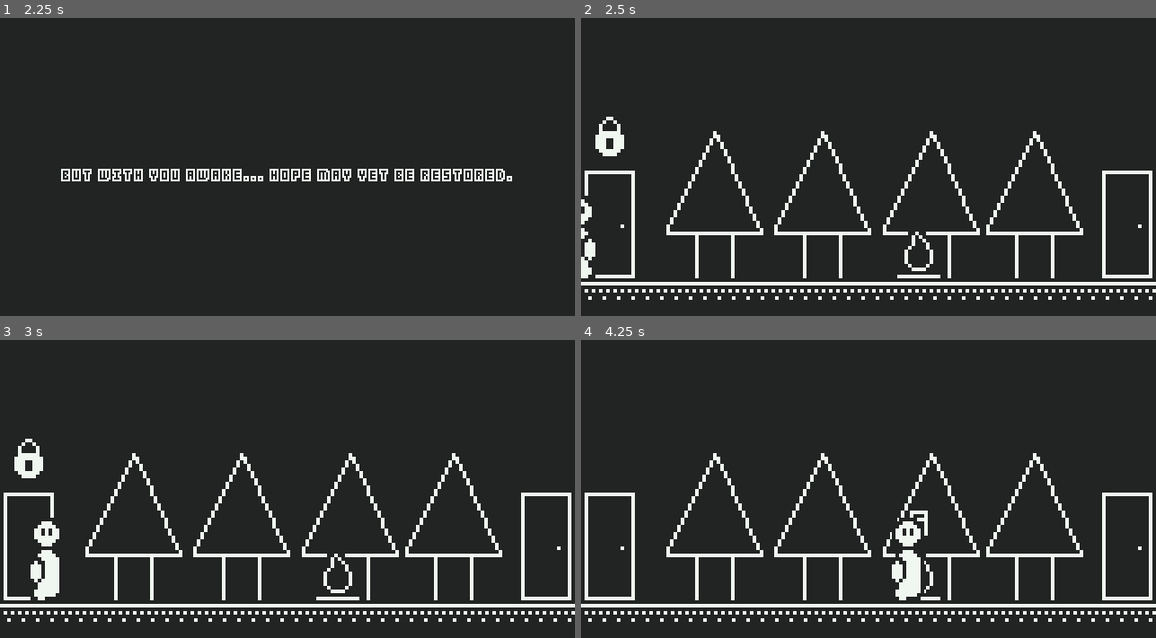
Above: before the commit, frames 1-4 (two rows, left to right).
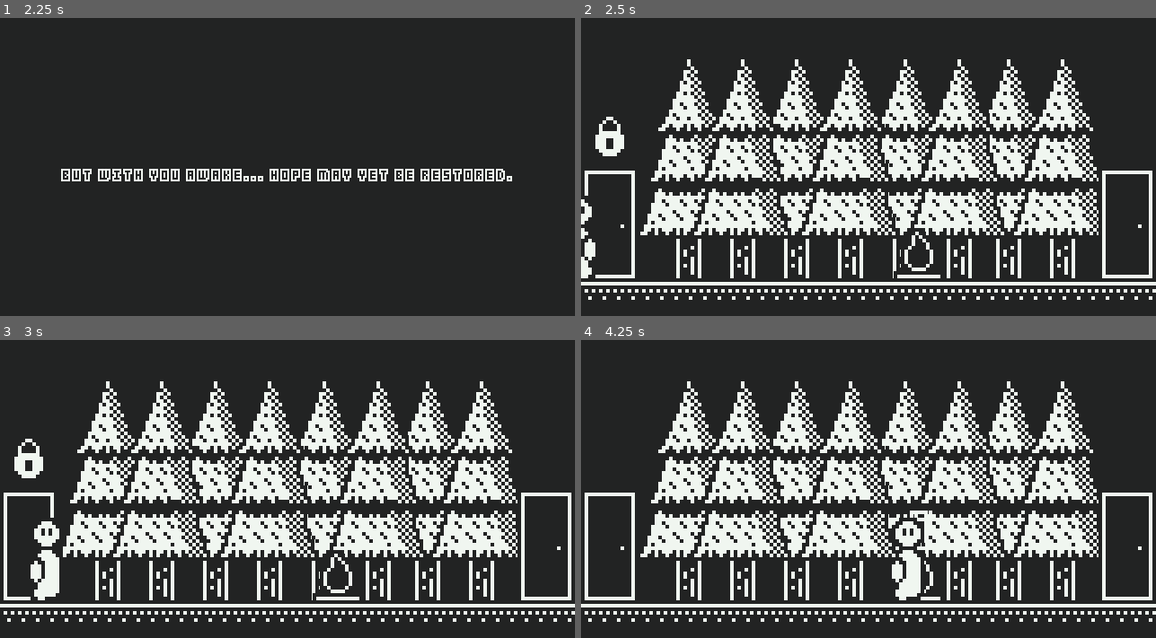
Above: after the commit, the same moments.

Repository: SolarLabyrinth/Lunariel
Game: Godot game, scene res://Scenes/MainMenu.tscn
The game is run twice, just before and just after one commit, with the same random seed, the same clock (stepped at 60 frames per second) and the same inputs.
Inputs (mouse positions are in pixels of both pictures, inside the frame that each line leads up to):
- Up to frame 1 (2.25 s): click (276, 167) at 0.5 s; tap Enter (ui_accept) at 1.25, 1.52, 2 s; move the mouse to (414, 158) at 1.27 s; hold Right (ui_right) 1.28-2.03 s; tap E (sl_interact) at 1.35 s; move the mouse to (172, 190) at 2.02 s; hold Left (ui_left) from 2.03 s (still down); click (172, 190) at 2.1 s
- Up to frame 2 (2.5 s): keep holding Left (ui_left); tap Enter (ui_accept) at 2.27 s
- Up to frame 3 (3 s): tap Enter (ui_accept) at 2.75 s; move the mouse to (345, 426) at 2.77 s; release Left (ui_left) at 2.78 s; hold Right (ui_right) from 2.78 s (still down); tap E (sl_interact) at 2.85 s
- Up to frame 4 (4.25 s): keep holding Right (ui_right); move the mouse to (839, 560) at 3.52 s; click (839, 560) at 3.6 s; tap Enter (ui_accept) at 3.77 s

Frame 1 is identical in both runs. In frame 2, 24% of the frame differs, in the area x 10-90%, y 13-88%; in frame 3, 24%; in frame 4, 23%.

Commit message:
i need wood

Diff:
--- a/Things/floor.tscn
+++ b/Things/floor.tscn
@@ -4,7 +4,7 @@
 
 [sub_resource type="AtlasTexture" id="AtlasTexture_rsf1c"]
 atlas = ExtResource("1_elvnv")
-region = Rect2(0, 36, 29, 44)
+region = Rect2(145, 32, 28, 64)
 
 [sub_resource type="AtlasTexture" id="AtlasTexture_mtx85"]
 atlas = ExtResource("1_elvnv")
@@ -13,22 +13,42 @@
 [node name="Node2D" type="Node2D"]
 
 [node name="Tree" type="Sprite2D" parent="."]
-position = Vector2(149, 216)
+position = Vector2(118, 172)
 scale = Vector2(4, 4)
 texture = SubResource("AtlasTexture_rsf1c")
 
 [node name="Tree2" type="Sprite2D" parent="."]
-position = Vector2(269, 216)
+position = Vector2(238, 172)
 scale = Vector2(4, 4)
 texture = SubResource("AtlasTexture_rsf1c")
 
 [node name="Tree3" type="Sprite2D" parent="."]
-position = Vector2(390, 216)
+position = Vector2(359, 172)
 scale = Vector2(4, 4)
 texture = SubResource("AtlasTexture_rsf1c")
 
 [node name="Tree4" type="Sprite2D" parent="."]
-position = Vector2(505, 216)
+position = Vector2(474, 172)
+scale = Vector2(4, 4)
+texture = SubResource("AtlasTexture_rsf1c")
+
+[node name="Tree5" type="Sprite2D" parent="."]
+position = Vector2(178, 172)
+scale = Vector2(4, 4)
+texture = SubResource("AtlasTexture_rsf1c")
+
+[node name="Tree6" type="Sprite2D" parent="."]
+position = Vector2(298, 172)
+scale = Vector2(4, 4)
+texture = SubResource("AtlasTexture_rsf1c")
+
+[node name="Tree7" type="Sprite2D" parent="."]
+position = Vector2(419, 172)
+scale = Vector2(4, 4)
+texture = SubResource("AtlasTexture_rsf1c")
+
+[node name="Tree8" type="Sprite2D" parent="."]
+position = Vector2(534, 172)
 scale = Vector2(4, 4)
 texture = SubResource("AtlasTexture_rsf1c")
 
